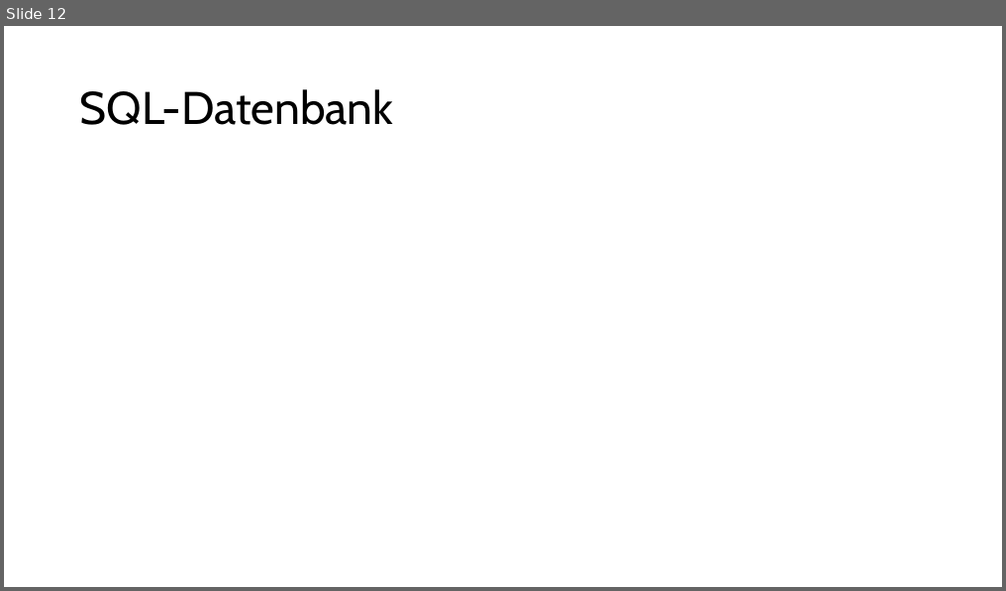
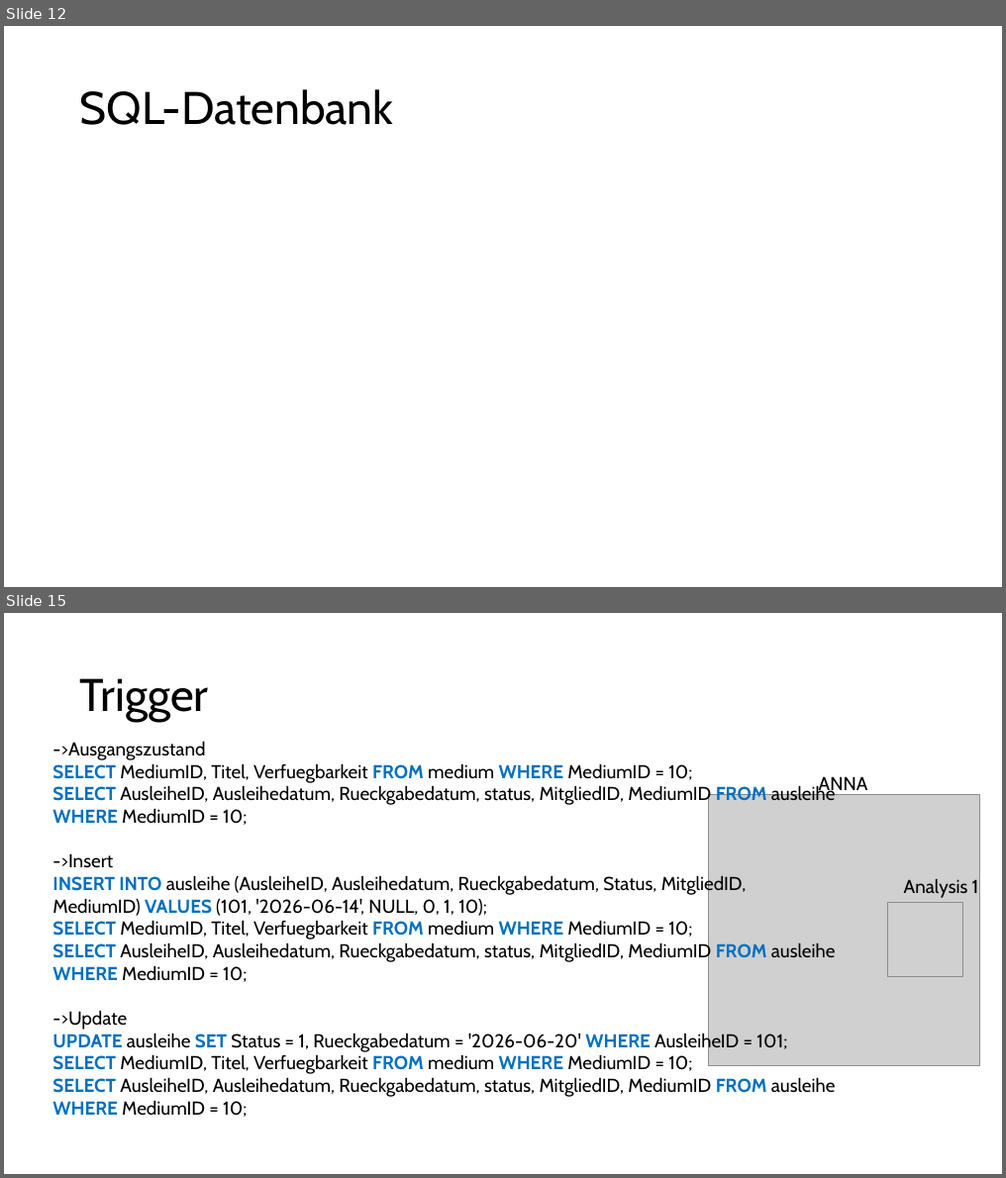
Before and after one commit to mi-0110/datenbanken-bib, a slide deck: BibPräsi.pptx. Shown one above the other, each under a label of ours: slide 12 before the commit, slides 12 and 15 after it; the slides between them are not shown. The pictures are 1006x591 and 1006x1178 pixels, drawn with LibreOffice and Linux fonts; fonts in the diff are those of the drawing; grey boxes stand for pictures. Boxes give left, top, right and bottom in pixels: in the first picture for what was removed or moved away, otherwise in the second. Text is boxed around its words. In the diff, an @@ line names an element or a change of style, - is before the commit and + after.

```diff
--- a/BibPräsi.pptx
+++ b/BibPräsi.pptx
@@ slide 15 added at (4, 613, 1002, 1174), background #FFFFFF @@
@@ title added at (80, 678, 209, 722), 44 pt, text #000000 @@
+Trigger
@@ text added at (53, 741, 836, 1117), 18 pt, text #000000 @@
+->Ausgangszustand
+SELECT MediumID, Titel, Verfuegbarkeit FROM medium WHERE MediumID = 10;
+SELECT AusleiheID, Ausleihedatum, Rueckgabedatum, status, MitgliedID, MediumID FROM ausleihe WHERE MediumID = 10;
+->Insert
+INSERT INTO ausleihe (AusleiheID, Ausleihedatum, Rueckgabedatum, Status, MitgliedID, MediumID) VALUES (101, '2026-06-14', NULL, 0, 1, 10);
+SELECT MediumID, Titel, Verfuegbarkeit FROM medium WHERE MediumID = 10;
+SELECT AusleiheID, Ausleihedatum, Rueckgabedatum, status, MitgliedID, MediumID FROM ausleihe WHERE MediumID = 10;
+->Update
+UPDATE ausleihe SET Status = 1, Rueckgabedatum = '2026-06-20' WHERE AusleiheID = 101;
+SELECT MediumID, Titel, Verfuegbarkeit FROM medium WHERE MediumID = 10;
+SELECT AusleiheID, Ausleihedatum, Rueckgabedatum, status, MitgliedID, MediumID FROM ausleihe WHERE MediumID = 10;
@@ text added at (819, 776, 868, 795), 18 pt, text #000000 @@
+ANNA
@@ picture added at (709, 794, 980, 1065) @@
@@ text added at (904, 879, 979, 898), 18 pt, text #000000 @@
+Analysis 1
@@ picture added at (888, 902, 963, 977) @@
```
Also in this commit, not shown: 2 other slides added.
